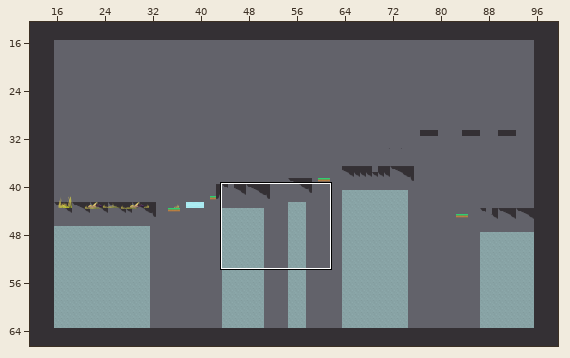
An edit to a level. Tiled map (JSON), assets/tilemaps/Alpha1.json. Above, an overview of the earlier version with the close-up marked.
Close-up. Before:
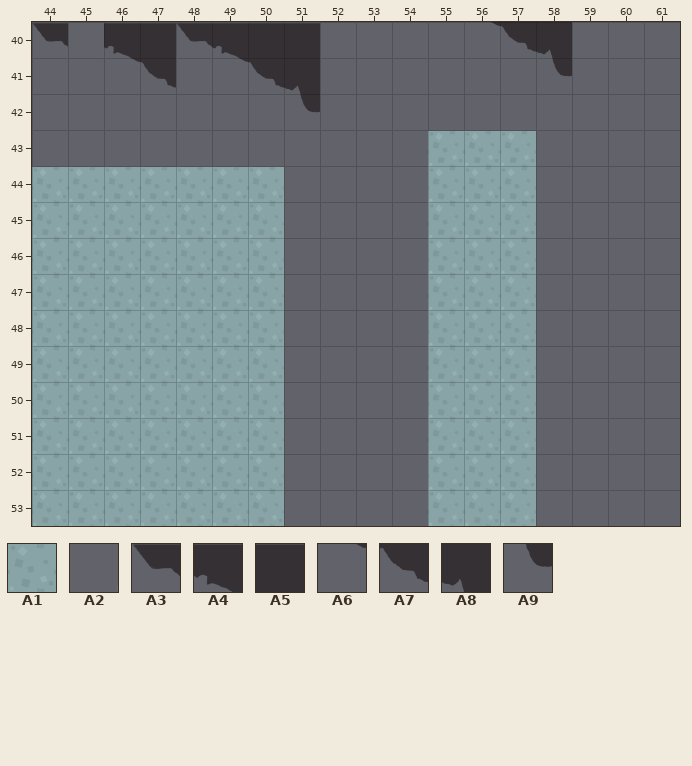
Cells are 64x64 px. Shown: x 44..61, y 40..53. The commit also changed other parts of the map, which this record leaves out. The commit also replaced the tileset; all pictures use the new one.
Key: from "Alpha_test1": A1 17, A2 36, A3 42, A4 43, A5 46, A6 57, A7 58, A8 59, A9 73.
__ is an empty cell.
Layers that did not change in this view are not listed.
Layer "Sol" before, first column x 44:
40 A3 A2 A4 A5 A3 A4 A5 A5 __ __ __ __ A6 A7 A8 __ __ __
41 __ __ A6 A7 __ A6 A7 A8 __ __ __ __ __ __ A9 __ __ __
42 __ __ __ __ __ __ __ A9 __ __ __ __ __ __ __ __ __ __
43 __ __ __ __ __ __ __ __ __ __ __ A1 A1 A1 __ __ __ __
44 A1 A1 A1 A1 A1 A1 A1 __ __ __ __ A1 A1 A1 __ __ __ __
45 A1 A1 A1 A1 A1 A1 A1 __ __ __ __ A1 A1 A1 __ __ __ __
46 A1 A1 A1 A1 A1 A1 A1 __ __ __ __ A1 A1 A1 __ __ __ __
47 A1 A1 A1 A1 A1 A1 A1 __ __ __ __ A1 A1 A1 __ __ __ __
48 A1 A1 A1 A1 A1 A1 A1 __ __ __ __ A1 A1 A1 __ __ __ __
49 A1 A1 A1 A1 A1 A1 A1 __ __ __ __ A1 A1 A1 __ __ __ __
50 A1 A1 A1 A1 A1 A1 A1 __ __ __ __ A1 A1 A1 __ __ __ __
51 A1 A1 A1 A1 A1 A1 A1 __ __ __ __ A1 A1 A1 __ __ __ __
52 A1 A1 A1 A1 A1 A1 A1 __ __ __ __ A1 A1 A1 __ __ __ __
53 A1 A1 A1 A1 A1 A1 A1 __ __ __ __ A1 A1 A1 __ __ __ __
The same view after the edit:
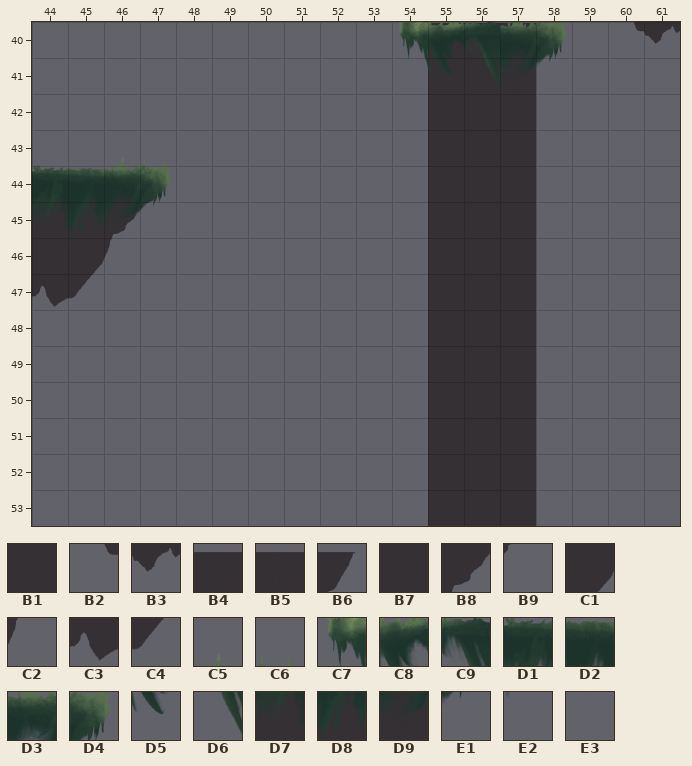
Further tiles: from "Alpha_test1": B1 7, B2 20, B3 21, B4 129, B5 136, B6 138, B7 150, B8 151, B9 152, C1 164, C2 165, C3 177, C4 178, C5 207, C6 208, C7 211, C8 212, C9 213, D1 219, D2 220, D3 221, D4 222, D5 226, D6 227, D7 233, D8 234, D9 235, E1 236, E2 248, E3 249.
See-through tiles are keyed as they look on the map.
Difference:
Layer "Sol":
Tile A1 gives way to tile B1 in rows 43 to 44 at x 55 to 57; in rows 45 to 46 at x 44 and 55 to 57; in rows 47 to 53 at x 55 to 57.
Tile A6 gives way to tile B1 in row 40 at x 56.
Tile A7 gives way to tile B1 in row 40 at x 57.
The edit adds tile B1 in row 40 at x 55; in rows 41 to 42 at x 55 to 57.
The edit adds tile B2 in row 40 at x 60.
The edit adds tile B3 in row 40 at x 61.
Tile A1 gives way to tile B4 in row 44 at x 44 and 46.
Tile A1 gives way to tile B5 in row 44 at x 45.
Tile A1 gives way to tile B6 in row 44 at x 47.
Tile A1 gives way to tile B7 in row 45 at x 45.
Tile A1 gives way to tile B8 in row 45 at x 46.
Tile A1 gives way to tile B9 in row 45 at x 47.
Tile A1 gives way to tile C1 in row 46 at x 45.
Tile A1 gives way to tile C2 in row 46 at x 46.
Tile A1 gives way to tile C3 in row 47 at x 44.
Tile A1 gives way to tile C4 in row 47 at x 45.
Tile A1 is removed in rows 44 to 45 at x 48 to 50; in row 46 at x 47 to 50; in row 47 at x 46 to 50; in rows 48 to 53 at x 44 to 50.
Tile A3 is removed in row 40 at x 44 and 48.
Tile A4 is removed in row 40 at x 46 and 49.
Tile A5 is removed in row 40 at x 47 and 50 to 51.
Tile A7 is removed in row 41 at x 47 and 50.
Tile A8 is removed in row 40 at x 58; in row 41 at x 51.
Tile A9 is removed in row 41 at x 58; in row 42 at x 51.
Layer "Herbe":
The edit adds tile C5 in row 43 at x 46.
The edit adds tile C6 in row 43 at x 47.
The edit adds tile C7 in row 40 at x 54.
The edit adds tile C8 in row 40 at x 55.
The edit adds tile C9 in row 40 at x 56.
The edit adds tile D1 in row 44 at x 44.
The edit adds tile D2 in row 44 at x 45.
The edit adds tile D3 in row 40 at x 57; in row 44 at x 46.
The edit adds tile D4 in row 40 at x 58; in row 44 at x 47.
The edit adds tile D5 in row 41 at x 55.
The edit adds tile D6 in row 41 at x 56.
The edit adds tile D7 in row 45 at x 44.
The edit adds tile D8 in row 45 at x 45.
The edit adds tile D9 in row 41 at x 57; in row 45 at x 46.
The edit adds tile E1 in row 41 at x 58; in row 45 at x 47.
The edit adds tile E2 in row 46 at x 45.
The edit adds tile E3 in row 46 at x 46.
Boxes around the changes in both close-ups, in picture pixels (x1, y1, x2, y2):
changed: (399, 22, 572, 526)
changed: (32, 23, 320, 526)
added: (634, 23, 680, 44)
